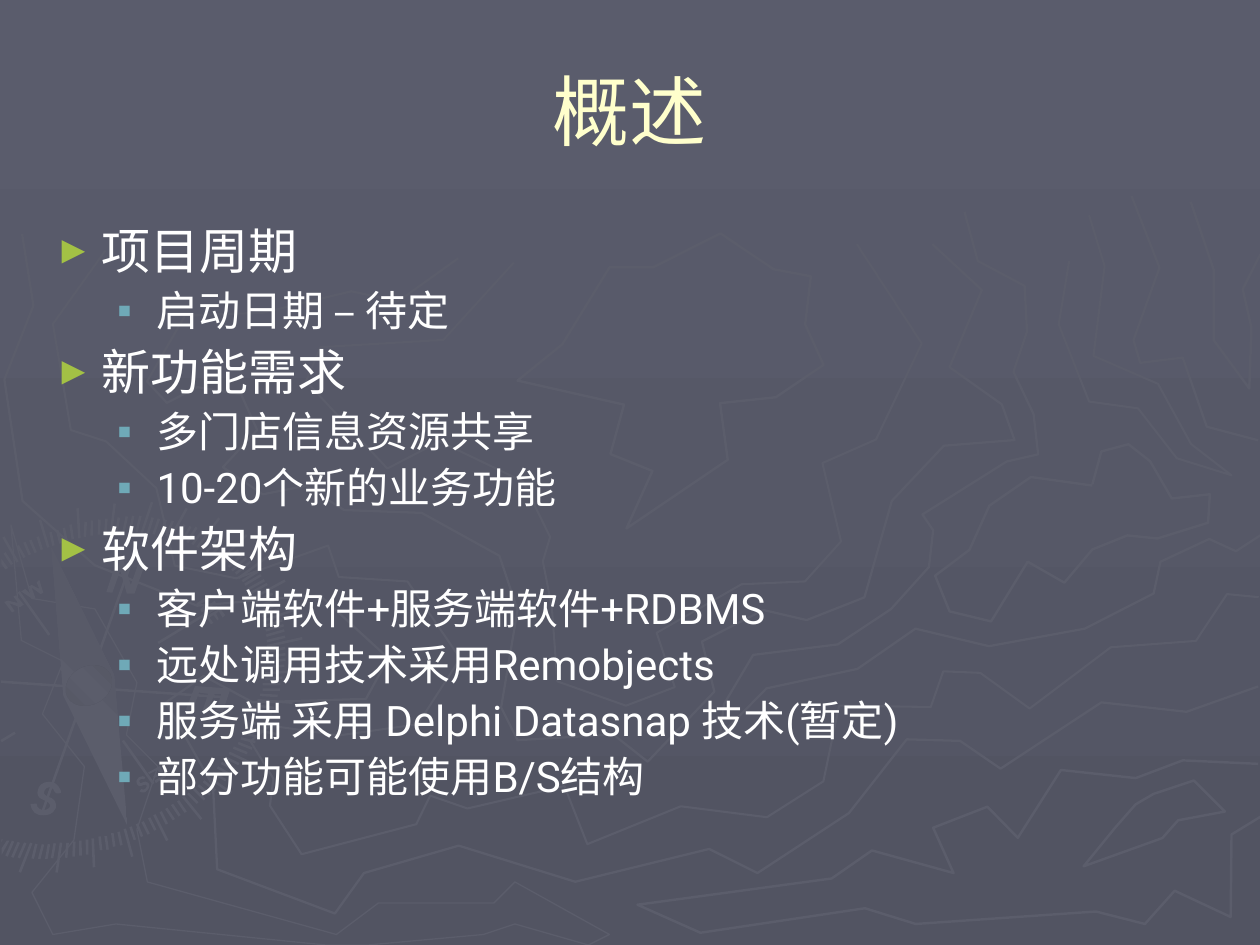
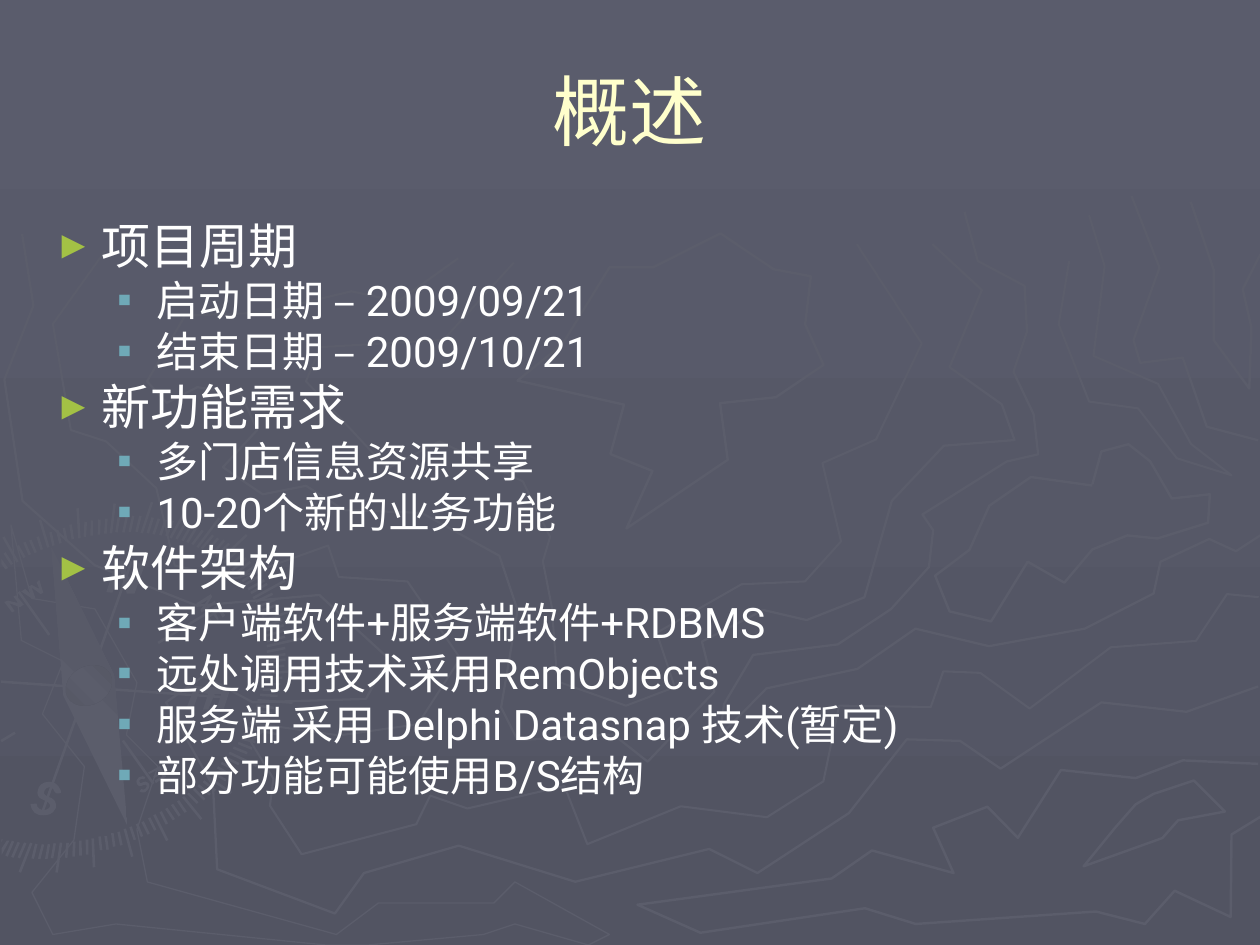
Before and after one commit to honj51/ideacode, a slide deck: slide 2 of doc/房产中介管理/2阶段项目计划.ppt. Drawn at 1260x945 pixels with LibreOffice and Linux fonts; fonts in the diff are those of the drawing. Boxes give left, top, right and bottom in pixels: in the first picture for what was removed or moved away, otherwise in the second. Text is boxed around its words. In the diff, an @@ line names an element or a change of style, - is before the commit and + after.

```diff
--- a/doc/房产中介管理/2阶段项目计划.ppt
+++ b/doc/房产中介管理/2阶段项目计划.ppt
@@ text at <box>101,223,898,795</box>: line spacing 0.9 to 0.8 @@
@@ text at <box>157,281,589,371</box>: text changed @@
-  ▪ 启动日期 – 待定
+  ▪ 启动日期 – 2009/09/21
+  ▪ 结束日期 – 2009/10/21
@@ text at <box>157,653,720,698</box>: text changed @@
-  ▪ 远处调用技术采用Remobjects
+  ▪ 远处调用技术采用RemObjects
```
Also in this commit, not shown: 1 slide added, 3 other files.
